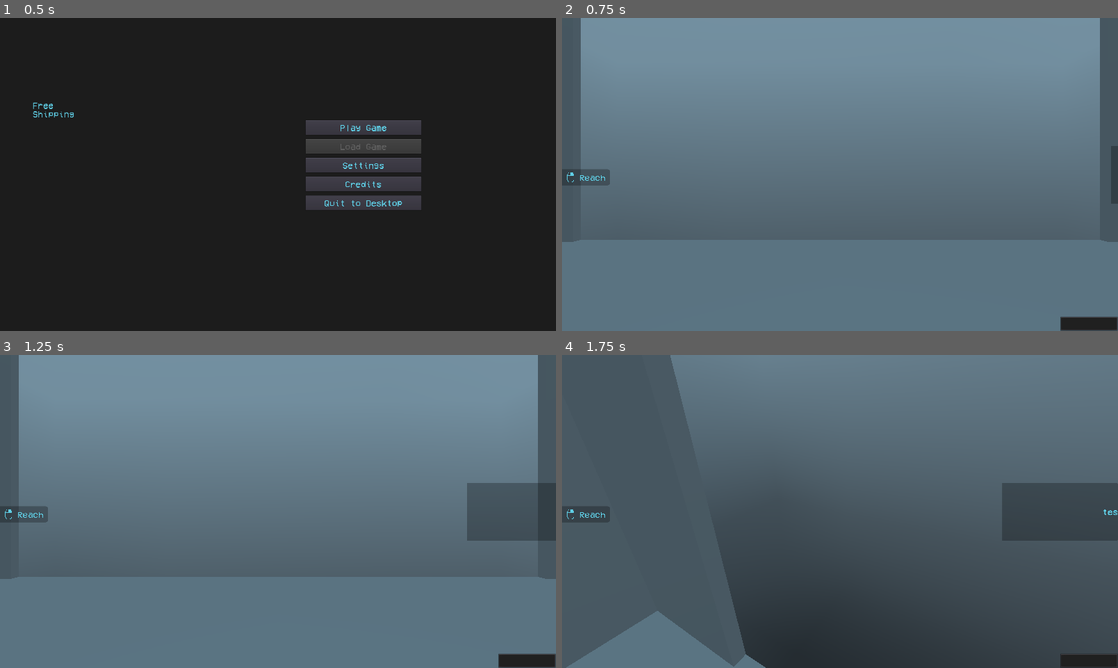
Above: before the commit, frames 1-4 (two rows, left to right).
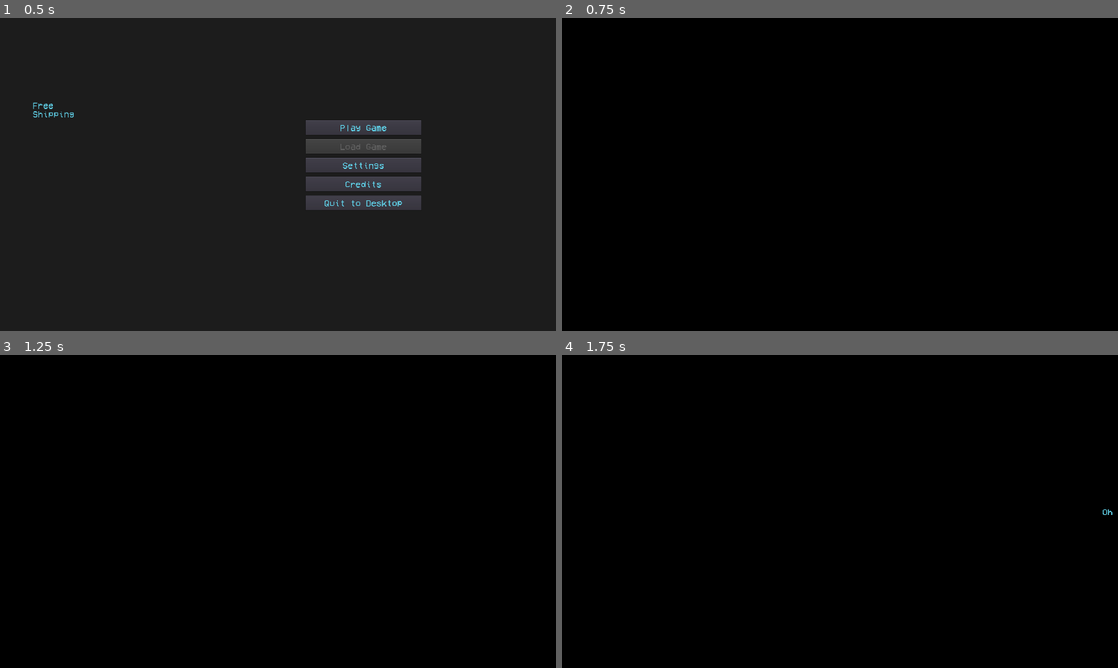
Above: after the commit, the same moments.

Repository: fossinating/Free-Shipping
Game: Godot game, scene res://Menus/Main Menu.tscn
The game is run twice, just before and just after one commit, with the same random seed, the same clock (stepped at 60 frames per second) and the same inputs.
Inputs (mouse positions are in pixels of both pictures, inside the frame that each line leads up to):
- Up to frame 1 (0.5 s): no input
- Up to frame 2 (0.75 s): click "Play Game" at 0.5 s
- Up to frame 3 (1.25 s): no input
- Up to frame 4 (1.75 s): move the mouse to (867, 511) at 1.27 s; hold W (movement_forward) from 1.28 s (still down); hold Q (extend) from 1.28 s (still down)

Frame 1 is identical in both runs. In frame 2, 100% of the frame differs, in the area x 0-100%, y 0-100%; in frame 3, 100%; in frame 4, 100%.

Commit message:
dialogue system works, working on story

Diff:
--- a/Dialogue.gd
+++ b/Dialogue.gd
@@ -2,41 +2,56 @@
 
 
 var time_passed = 0
+var held_message
 var message
 var time_per_char = 0.05
 onready var tween = $Tween
 var tween_action
+var timeout
+signal message_done
 
 func _ready():
-	set_process(false)
+	pass#set_process(false)
 
 
 func hide_message():
-	set_process(false)
+	#set_process(false)
 	tween.interpolate_property(self, "rect_position:x", 1520, 1930, 1, Tween.TRANS_SINE, Tween.EASE_IN_OUT)
 	tween.start()
 	tween_action = "hide"
 
 
-func queue_message(message):
-	self.message = message
+func queue_message(message_, timeout:int = -1):
+	$Timer.stop()
+	self.held_message = message_
 	tween.interpolate_property(self, "rect_position:x", 1930, 1520, 1, Tween.TRANS_SINE, Tween.EASE_IN_OUT)
 	tween.start()
 	tween_action = "show"
 	visible = true
+	self.timeout = timeout
 
 func _process(delta):
-	time_passed += delta
-	print(min(time_passed/time_per_char, message.length()))
-	$HBoxContainer/Label.text = message.substr(0, min(time_passed/time_per_char, message.length()))
-	if time_passed/time_per_char > message.length():
-		set_process(false)
+	if message != null:
+		time_passed += delta
+		$HBoxContainer/Label.text = message.substr(0, min(time_passed/time_per_char, message.length()))
+		if time_passed/time_per_char > message.length():
+			#set_process(false)
+			if timeout != -1:
+				$Timer.wait_time = timeout
+				$Timer.start()
 
 
 func _on_Tween_tween_completed(_object, _key):
 	if tween_action == "hide":
-		message = ""
+		message = null
+		$HBoxContainer/Label.text = ""
 		visible = false
+		emit_signal("message_done")
 	if tween_action == "show":
 		time_passed = 0
-		set_process(true)
+		self.message = self.held_message
+		#set_process(true)
+
+
+func _on_Timer_timeout():
+	hide_message()
--- /dev/null
+++ b/DialogueProgress.gd
@@ -0,0 +1,5 @@
+extends Resource
+
+class_name DialogueProgress
+
+export var intro_dialogue := false
--- a/Entities/Player.gd
+++ b/Entities/Player.gd
@@ -1,6 +1,8 @@
 extends Robot
 
 class_name Player
+
+var first_load = true
 
 # Called when the node enters the scene tree for the first time.
 func _ready():
@@ -12,7 +14,9 @@
 	elif Globals.save.game_state.player_health == -1337:
 		Globals.save.game_state.player_health = max_health
 	set_health(Globals.save.game_state.player_health)
-	$"Core/Third-Person Camera/UI/Dialogue".queue_message("testing the method")
+	yield(get_tree(), "idle_frame")
+	if first_load and Globals.root.name == "Maintenance" and not Globals.save.dialogue_progress.intro_dialogue:
+		tween.interpolate_property($"Core/Third-Person Camera/UI/Cover", "color:a", 255, 0, 3, Tween.TRANS_SINE, Tween.EASE_IN)
 
 
 var arms_out = false
--- a/Entities/Player.tscn
+++ b/Entities/Player.tscn
@@ -8,6 +8,7 @@
 [ext_resource path="res://assets/UI/UI Theme.tres" type="Theme" id=6]
 [ext_resource path="res://Entities/UI.gd" type="Script" id=7]
 [ext_resource path="res://Dialogue.gd" type="Script" id=8]
+[ext_resource path="res://Entities/StoryManager.gd" type="Script" id=9]
 
 [sub_resource type="SphereShape" id=1]
 radius = 3.0
@@ -335,7 +336,13 @@
 rect_min_size = Vector2( 0, 60 )
 text = "Quit To Desktop"
 
-[node name="Dialogue" type="PanelContainer" parent="Core/Third-Person Camera/UI" index="5"]
+[node name="Cover" type="ColorRect" parent="Core/Third-Person Camera/UI" index="5"]
+anchor_right = 1.0
+anchor_bottom = 1.0
+mouse_filter = 2
+color = Color( 0, 0, 0, 1 )
+
+[node name="Dialogue" type="PanelContainer" parent="Core/Third-Person Camera/UI" index="6"]
 visible = false
 anchor_left = 1.0
 anchor_top = 0.5
@@ -363,14 +370,18 @@
 rect_min_size = Vector2( 400, 0 )
 align = 2
 autowrap = true
-percent_visible = -0.0666667
 
 [node name="Tween" type="Tween" parent="Core/Third-Person Camera/UI/Dialogue" index="1"]
+
+[node name="Timer" type="Timer" parent="Core/Third-Person Camera/UI/Dialogue" index="2"]
 
 [node name="Item Pickup Area" type="Area" parent="Core" index="4"]
 
 [node name="CollisionShape" type="CollisionShape" parent="Core/Item Pickup Area" index="0"]
 shape = SubResource( 1 )
+
+[node name="StoryManager" type="Node" parent="." index="5"]
+script = ExtResource( 9 )
 
 [connection signal="animation_finished" from="AnimationPlayer" to="." method="_on_AnimationPlayer_animation_finished"]
 [connection signal="visibility_changed" from="Core/Third-Person Camera/UI/Elevator Control" to="Core/Third-Person Camera/UI" method="_on_Elevator_Control_visibility_changed"]
@@ -386,6 +397,7 @@
 [connection signal="pressed" from="Core/Third-Person Camera/UI/Pause Menu/VBoxContainer/Quit To Menu Button" to="Core/Third-Person Camera/UI" method="_on_Quit_To_Menu_Button_pressed"]
 [connection signal="pressed" from="Core/Third-Person Camera/UI/Pause Menu/VBoxContainer/Quit To Desktop Button2" to="Core/Third-Person Camera/UI" method="_on_Quit_Game_Button_pressed"]
 [connection signal="tween_completed" from="Core/Third-Person Camera/UI/Dialogue/Tween" to="Core/Third-Person Camera/UI/Dialogue" method="_on_Tween_tween_completed"]
+[connection signal="timeout" from="Core/Third-Person Camera/UI/Dialogue/Timer" to="Core/Third-Person Camera/UI/Dialogue" method="_on_Timer_timeout"]
 [connection signal="body_entered" from="Core/Right Arm Root/Pickup Area" to="." method="_on_Pickup_Area_body_entered"]
 [connection signal="body_exited" from="Core/Right Arm Root/Pickup Area" to="." method="_on_Pickup_Area_body_exited"]
 [connection signal="body_entered" from="Core/Item Pickup Area" to="." method="_on_Item_Pickup_Area_body_entered"]
--- /dev/null
+++ b/Entities/StoryManager.gd
@@ -0,0 +1,17 @@
+extends Node
+
+func _ready():
+	var player = get_parent()
+	var tween = get_node("../Tween")
+	var dialogue = $"../Core/Third-Person Camera/UI/Dialogue"
+	var dialogue_progress: DialogueProgress = Globals.save.dialogue_progress
+	yield(get_tree(), "idle_frame")
+	if !dialogue_progress.intro_dialogue:
+		if Globals.root.name != "Maintenance":
+			return
+		player.get_node("Core/Third-Person Camera/UI/Cover").color.a = 255
+		dialogue.queue_message("Oh good I made it in.", 3)
+
+		yield(dialogue, "message_done")
+		dialogue.queue_message("Hey. Wake up.", 3)
+		tween.interpolate_property(player.get_node("Core/Third-Person Camera/UI/Cover"), "color:a", 255, 0, 3, Tween.TRANS_SINE, Tween.EASE_IN)
--- a/SaveGame.gd
+++ b/SaveGame.gd
@@ -20,6 +20,7 @@
 # We directly reference the characters stats and inventory in the save game resource.
 # When saving this resource, they'll get saved alongside it.
 export var game_state: Resource = GameState.new()
+export var dialogue_progress: Resource = DialogueProgress.new()
 
 
 # The next three functions are just to keep the save API inside of the SaveGame resource.
--- /dev/null
+++ b/Worlds/Maintenance.gd
@@ -0,0 +1,16 @@
+extends Spatial
+
+
+# Declare member variables here. Examples:
+# var a = 2
+# var b = "text"
+
+
+# Called when the node enters the scene tree for the first time.
+func _ready():
+	Globals.root = self
+
+
+# Called every frame. 'delta' is the elapsed time since the previous frame.
+#func _process(delta):
+#	pass
--- a/Worlds/Maintenance.tscn
+++ b/Worlds/Maintenance.tscn
@@ -1,10 +1,11 @@
-[gd_scene load_steps=9 format=2]
+[gd_scene load_steps=10 format=2]
 
 [ext_resource path="res://Entities/Player.tscn" type="PackedScene" id=1]
 [ext_resource path="res://Furniture/Elevator.tscn" type="PackedScene" id=2]
 [ext_resource path="res://Furniture/MeshLibrary.tres" type="MeshLibrary" id=3]
 [ext_resource path="res://assets/Furniture/wall.obj" type="ArrayMesh" id=4]
 [ext_resource path="res://Furniture/Robot Station.tscn" type="PackedScene" id=5]
+[ext_resource path="res://Worlds/Maintenance.gd" type="Script" id=6]
 
 [sub_resource type="NavigationMesh" id=1]
 
@@ -15,6 +16,7 @@
 points = PoolVector3Array( -16, 0.1, 0.1, -16, 0, 0.1, -16, 0, -0.1, 16, 0.1, 0.1, 16, 0, 0.1, 16, 0, -0.1 )
 
 [node name="Maintenance" type="Spatial"]
+script = ExtResource( 6 )
 
 [node name="Entities" type="Spatial" parent="."]
 
--- a/project.godot
+++ b/project.godot
@@ -30,6 +30,11 @@
 "path": "res://connected_action.gd"
 }, {
 "base": "Resource",
+"class": "DialogueProgress",
+"language": "GDScript",
+"path": "res://DialogueProgress.gd"
+}, {
+"base": "Resource",
 "class": "GameState",
 "language": "GDScript",
 "path": "res://GameState.gd"
@@ -69,7 +74,7 @@
 "language": "GDScript",
 "path": "res://SaveGame.gd"
 }, {
-"base": "Projectile",
+"base": "RigidBody",
 "class": "Throwable",
 "language": "GDScript",
 "path": "res://Objects/Throwable.gd"
@@ -79,6 +84,7 @@
 "Boss": "",
 "Box": "",
 "ConnectedAction": "",
+"DialogueProgress": "",
 "GameState": "",
 "InventoryLocation": "",
 "Item": "",
Not shown: 1 places in Entities/Player.tscn that only renumber resources
